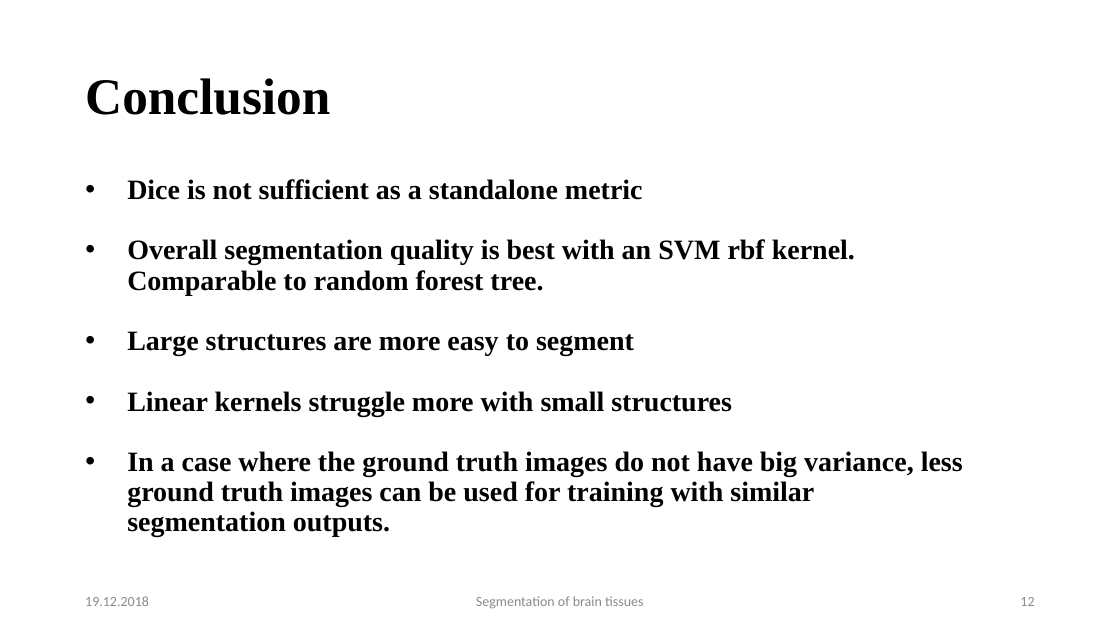
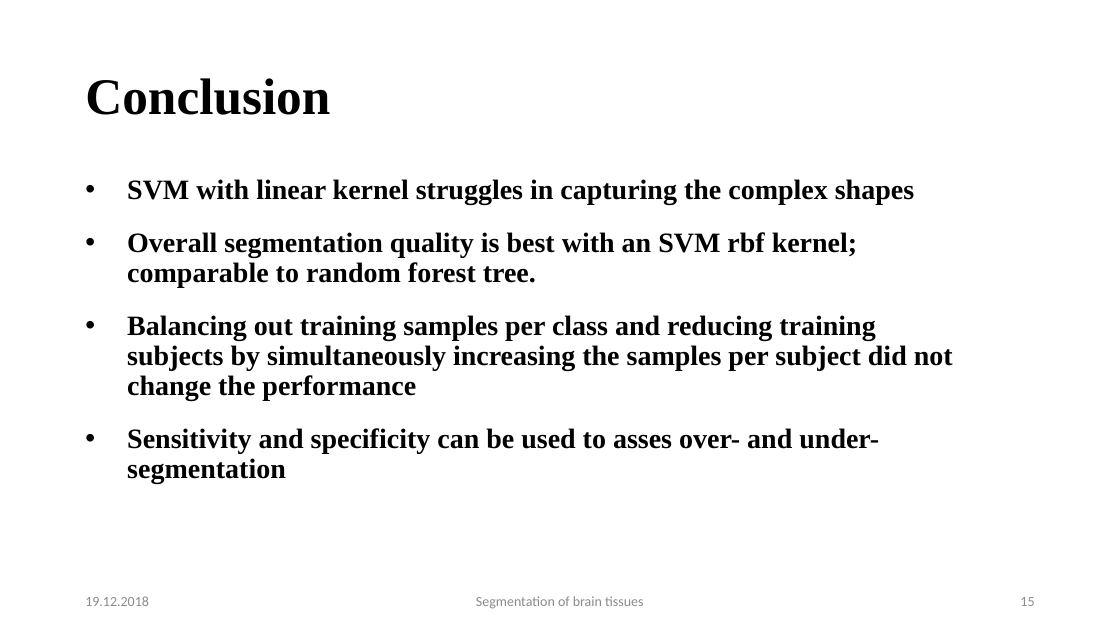
Before and after one commit to mhayoz/MIALab, a slide deck: slide 15 of Final Mialab.pptx (slide 12 before the commit). Drawn at 1120x630 pixels with LibreOffice and Linux fonts; fonts in the diff are those of the drawing; background and template pictures are left out. Boxes give left, top, right and bottom in pixels: in the first picture for what was removed or moved away, otherwise in the second. Text is boxed around its words. In the diff, an @@ line names an element or a change of style, - is before the commit and + after.

```diff
--- a/Final Mialab.pptx
+++ b/Final Mialab.pptx
@@ text at (x1=127, y1=179, x2=953, y2=484): text changed @@
-• Dice is not sufficient as a standalone metric
-• Overall segmentation quality is best with an SVM rbf kernel. Comparable to random forest tree.
-• Large structures are more easy to segment
-• Linear kernels struggle more with small structures
-• In a case where the ground truth images do not have big variance, less ground truth images can be used for training with similar segmentation outputs.
+• SVM with linear kernel struggles in capturing the complex shapes
+• Overall segmentation quality is best with an SVM rbf kernel; comparable to random forest tree.
+• Balancing out training samples per class and reducing training subjects by simultaneously increasing the samples per subject did not change the performance
+• Sensitivity and specificity can be used to asses over- and under-segmentation
@@ page number at (x1=1020, y1=597, x2=1034, y2=606): text changed @@
-12
+15
```
Also in this commit, not shown: 3 other slides changed, 3 slides added.
